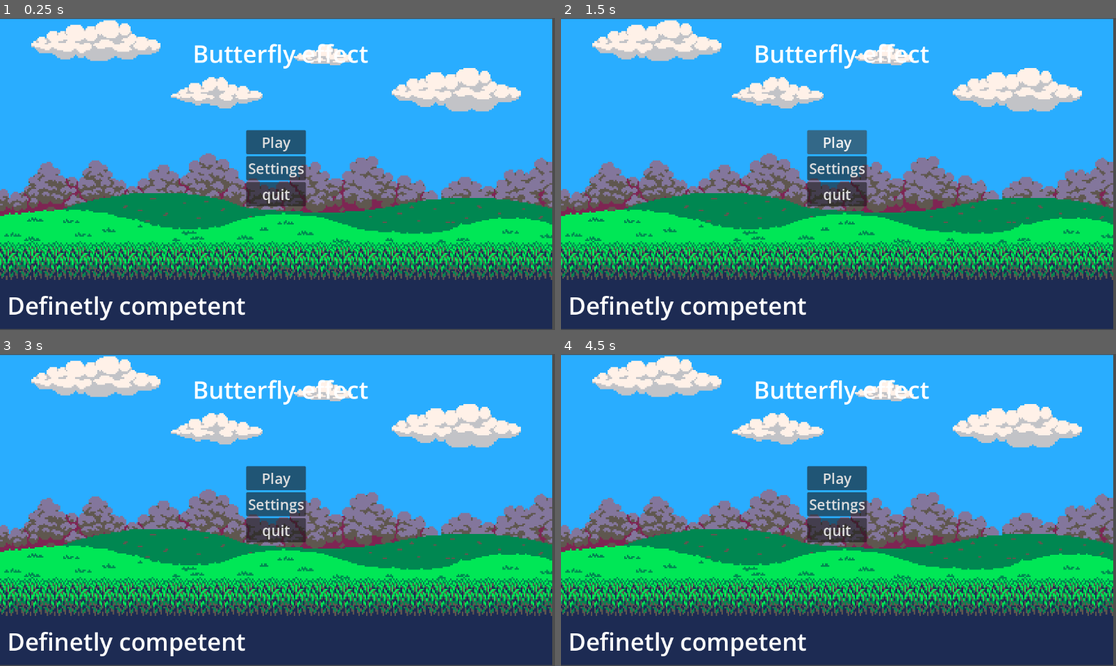
Above: before the commit, frames 1-4 (two rows, left to right).
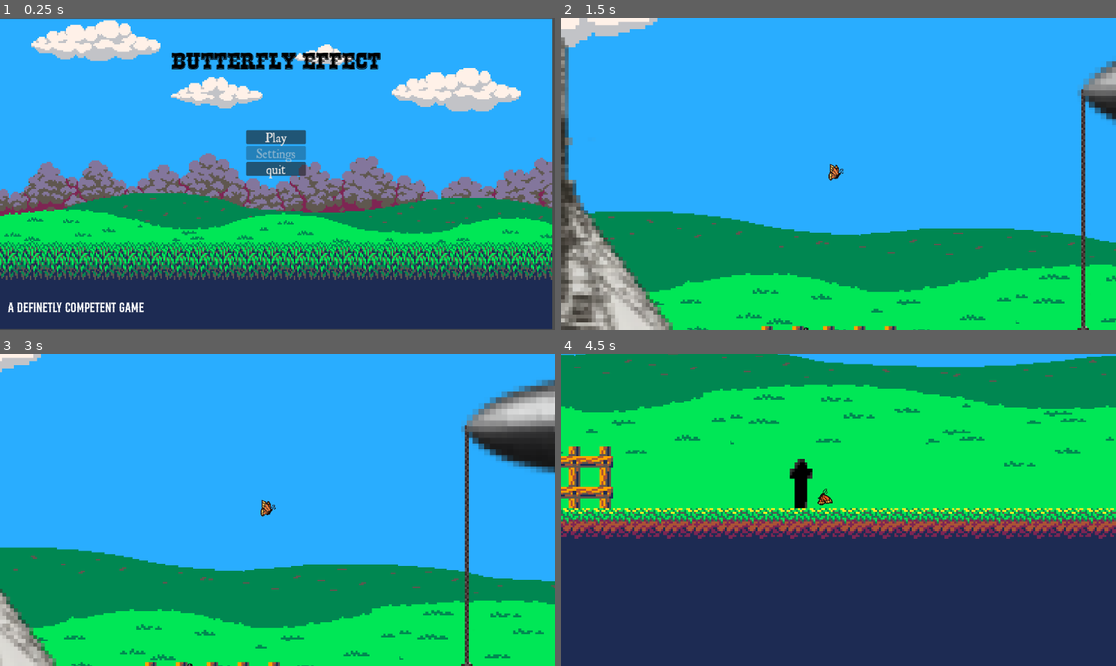
Above: after the commit, the same moments.

Repository: DHpFire/Definitely-competent-
Game: Godot game, scene res://Scenes/UI/main_menu.tscn
The game is run twice, just before and just after one commit, with the same random seed, the same clock (stepped at 60 frames per second) and the same inputs.
Inputs (mouse positions are in pixels of both pictures, inside the frame that each line leads up to):
- Up to frame 1 (0.25 s): no input
- Up to frame 2 (1.5 s): click "Play" at 0.5 s; click (838, 142) at 1.25 s, where only the run before the commit has a clickable "Play"
- Up to frame 3 (3 s): click (277, 503) at 2 s, where only the run before the commit has a clickable "Settings"; move the mouse to (399, 494) at 2.77 s; hold D (Right) from 2.78 s (still down); click (399, 494) at 2.92 s
- Up to frame 4 (4.5 s): move the mouse to (727, 525) at 3.52 s; release D (Right) at 3.53 s; hold S (Down) 3.53-4.28 s; move the mouse to (894, 441) at 4.27 s; hold D (Right) from 4.28 s (still down)

The runs differ from the first frame. In frame 1, 5.0% of the frame differs, in the area x 1-69%, y 8-97%; in frame 2, 58%; in frame 3, 59%; in frame 4, 81%, in the area x 0-100%, y 0-100%.

Commit message:
Font overhaul

Diff:
--- a/butterfly/Scenes/UI/main_menu.tscn
+++ b/butterfly/Scenes/UI/main_menu.tscn
@@ -1,7 +1,10 @@
 [gd_scene format=3 uid="uid://dorb2jiwyp444"]
 
-[ext_resource type="Texture2D" uid="uid://xaauxb4ywswt" path="res://Assets/Multi_Platformer_Tileset_Free/GrassLand/Background/GrassLand_Background_Guide.png" id="1_28flt"]
-[ext_resource type="Script" uid="uid://t1lmwl2hv6vd" path="res://Scripts/main_menu.gd" id="1_48xlc"]
+[ext_resource type="Script" uid="uid://t1lmwl2hv6vd" path="res://Scripts/main_menu.gd" id="1_i2xx2"]
+[ext_resource type="Texture2D" uid="uid://xaauxb4ywswt" path="res://Assets/Multi_Platformer_Tileset_Free/GrassLand/Background/GrassLand_Background_Guide.png" id="2_o14dv"]
+[ext_resource type="FontFile" uid="uid://b6ern3bc46qg2" path="res://Assets/font/RioGrande.ttf" id="3_mrfpk"]
+[ext_resource type="FontFile" uid="uid://b6a7uemeow5o6" path="res://Assets/font/BroncoPersonalUse.ttf" id="4_4pqbp"]
+[ext_resource type="FontFile" uid="uid://d1aivi7he1w05" path="res://Assets/font/RomanAntique.ttf" id="5_gih0s"]
 
 [node name="mainMenu" type="Control" unique_id=1600239089]
 layout_mode = 3
@@ -20,17 +23,19 @@
 offset_top = 2.0
 offset_right = -0.2401123
 offset_bottom = -0.056030273
-texture = ExtResource("1_28flt")
+texture = ExtResource("2_o14dv")
 
 [node name="Label" type="Label" parent="." unique_id=741816798]
 layout_mode = 1
 anchors_preset = -1
 anchor_right = 1.0
 anchor_bottom = 0.11800001
-offset_left = 400.0
-offset_top = 39.0
-offset_right = -388.0
-offset_bottom = 31.535995
+offset_left = 356.0
+offset_top = 64.0
+offset_right = -361.0
+offset_bottom = 56.535995
+theme_override_colors/font_color = Color(0.0018410678, 0.0018410682, 0.0018410678, 1)
+theme_override_fonts/font = ExtResource("3_mrfpk")
 theme_override_font_sizes/font_size = 50
 text = "Butterfly effect"
 
@@ -39,32 +44,37 @@
 anchors_preset = -1
 anchor_right = 1.0
 anchor_bottom = 0.11800001
-offset_left = 15.0
-offset_top = 562.0
-offset_right = -642.0
-offset_bottom = 554.536
-theme_override_font_sizes/font_size = 50
-text = "Definetly competent"
+offset_left = 16.0
+offset_top = 584.0
+offset_right = -823.0
+offset_bottom = 555.536
+theme_override_fonts/font = ExtResource("4_4pqbp")
+theme_override_font_sizes/font_size = 30
+text = "A Definetly Competent Game"
 
 [node name="buttons" type="VBoxContainer" parent="." unique_id=1883160990]
 layout_mode = 0
 offset_left = 511.0
 offset_top = 233.0
 offset_right = 635.0
-offset_bottom = 391.0
+offset_bottom = 377.0
 
 [node name="Play" type="Button" parent="buttons" unique_id=1425750047]
 layout_mode = 2
+theme_override_fonts/font = ExtResource("5_gih0s")
 theme_override_font_sizes/font_size = 30
 text = "Play"
 
 [node name="Settings" type="Button" parent="buttons" unique_id=885024011]
 layout_mode = 2
+theme_override_fonts/font = ExtResource("5_gih0s")
 theme_override_font_sizes/font_size = 30
+disabled = true
 text = "Settings"
 
 [node name="Quit" type="Button" parent="buttons" unique_id=752509931]
 layout_mode = 2
+theme_override_fonts/font = ExtResource("5_gih0s")
 theme_override_font_sizes/font_size = 30
 text = "quit"
 
--- /dev/null
+++ b/butterfly/Scenes/levels/Hindenburg/child.tscn
@@ -0,0 +1,17 @@
+[gd_scene format=3 uid="uid://d3v2c5nmvgp68"]
+
+[ext_resource type="Texture2D" uid="uid://1fw34apvikvj" path="res://Assets/Sprites/icon.svg" id="1_6tugq"]
+
+[sub_resource type="RectangleShape2D" id="RectangleShape2D_5ku4e"]
+size = Vector2(51, 126)
+
+[node name="Gardener" type="CharacterBody2D" unique_id=1385796743]
+
+[node name="Sprite2D" type="Sprite2D" parent="." unique_id=1623224639]
+position = Vector2(0, 9.536743e-07)
+scale = Vector2(0.3925781, 0.7421875)
+texture = ExtResource("1_6tugq")
+
+[node name="CollisionShape2D" type="CollisionShape2D" parent="." unique_id=745708505]
+position = Vector2(0.5, -1)
+shape = SubResource("RectangleShape2D_5ku4e")
--- /dev/null
+++ b/butterfly/Scenes/levels/Hindenburg/gardener.tscn
@@ -0,0 +1,19 @@
+[gd_scene format=3 uid="uid://g4228j5f1dc5"]
+
+[ext_resource type="Texture2D" uid="uid://1fw34apvikvj" path="res://Assets/Sprites/icon.svg" id="1_ooxld"]
+
+[sub_resource type="RectangleShape2D" id="RectangleShape2D_5ku4e"]
+size = Vector2(50, 126)
+
+[node name="Gardener" type="CharacterBody2D" unique_id=1385796743]
+
+[node name="Sprite2D" type="Sprite2D" parent="." unique_id=1623224639]
+position = Vector2(0, -3.5527137e-15)
+scale = Vector2(0.3925781, 0.984375)
+texture = ExtResource("1_ooxld")
+
+[node name="CollisionShape2D" type="CollisionShape2D" parent="." unique_id=745708505]
+shape = SubResource("RectangleShape2D_5ku4e")
+
+[node name="CollisionShape2D2" type="CollisionShape2D" parent="." unique_id=1340124573]
+shape = SubResource("RectangleShape2D_5ku4e")
--- /dev/null
+++ b/butterfly/Scenes/levels/Hindenburg/soilder.tscn
@@ -0,0 +1,16 @@
+[gd_scene format=3 uid="uid://mnaku5vx25ha"]
+
+[ext_resource type="Texture2D" uid="uid://1fw34apvikvj" path="res://Assets/Sprites/icon.svg" id="1_4jq4d"]
+
+[sub_resource type="RectangleShape2D" id="RectangleShape2D_5ku4e"]
+size = Vector2(50, 126)
+
+[node name="Gardener" type="CharacterBody2D" unique_id=1385796743]
+
+[node name="Sprite2D" type="Sprite2D" parent="." unique_id=1623224639]
+position = Vector2(0, -3.5527137e-15)
+scale = Vector2(0.3925781, 0.984375)
+texture = ExtResource("1_4jq4d")
+
+[node name="CollisionShape2D" type="CollisionShape2D" parent="." unique_id=745708505]
+shape = SubResource("RectangleShape2D_5ku4e")
--- a/butterfly/Scripts/main_menu.gd
+++ b/butterfly/Scripts/main_menu.gd
@@ -12,7 +12,7 @@
 
 
 func _on_play_pressed() -> void:
-	get_tree().change_scene_to_file('res://Scenes/levels/Hindenburg.tscn')
+	get_tree().change_scene_to_file('res://Scenes/levels/Hindenburg/Hindenburg.tscn')
 
 
 func _on_quit_pressed() -> void:
--- a/butterfly/project.godot
+++ b/butterfly/project.godot
@@ -24,6 +24,10 @@
 
 butterfly=""
 hin=""
+
+[gui]
+
+theme/custom_font="uid://d1aivi7he1w05"
 
 [input]
 
Binary file added: butterfly/Assets/font/BroncoPersonalUse.ttf
Not shown, added: butterfly/Assets/font/BroncoPersonalUse.ttf.import
Binary file added: butterfly/Assets/font/RioGrande Striped.ttf
Not shown, added: butterfly/Assets/font/RioGrande Striped.ttf.import
Binary file added: butterfly/Assets/font/RioGrande.ttf
Not shown, added: butterfly/Assets/font/RioGrande.ttf.import
Binary file added: butterfly/Assets/font/RomanAntique-Italic.ttf
Not shown, added: butterfly/Assets/font/RomanAntique-Italic.ttf.import
Binary file added: butterfly/Assets/font/RomanAntique.ttf
Not shown, added: butterfly/Assets/font/RomanAntique.ttf.import
Not shown: 1 places in butterfly/Scenes/UI/main_menu.tscn that only renumber resources
